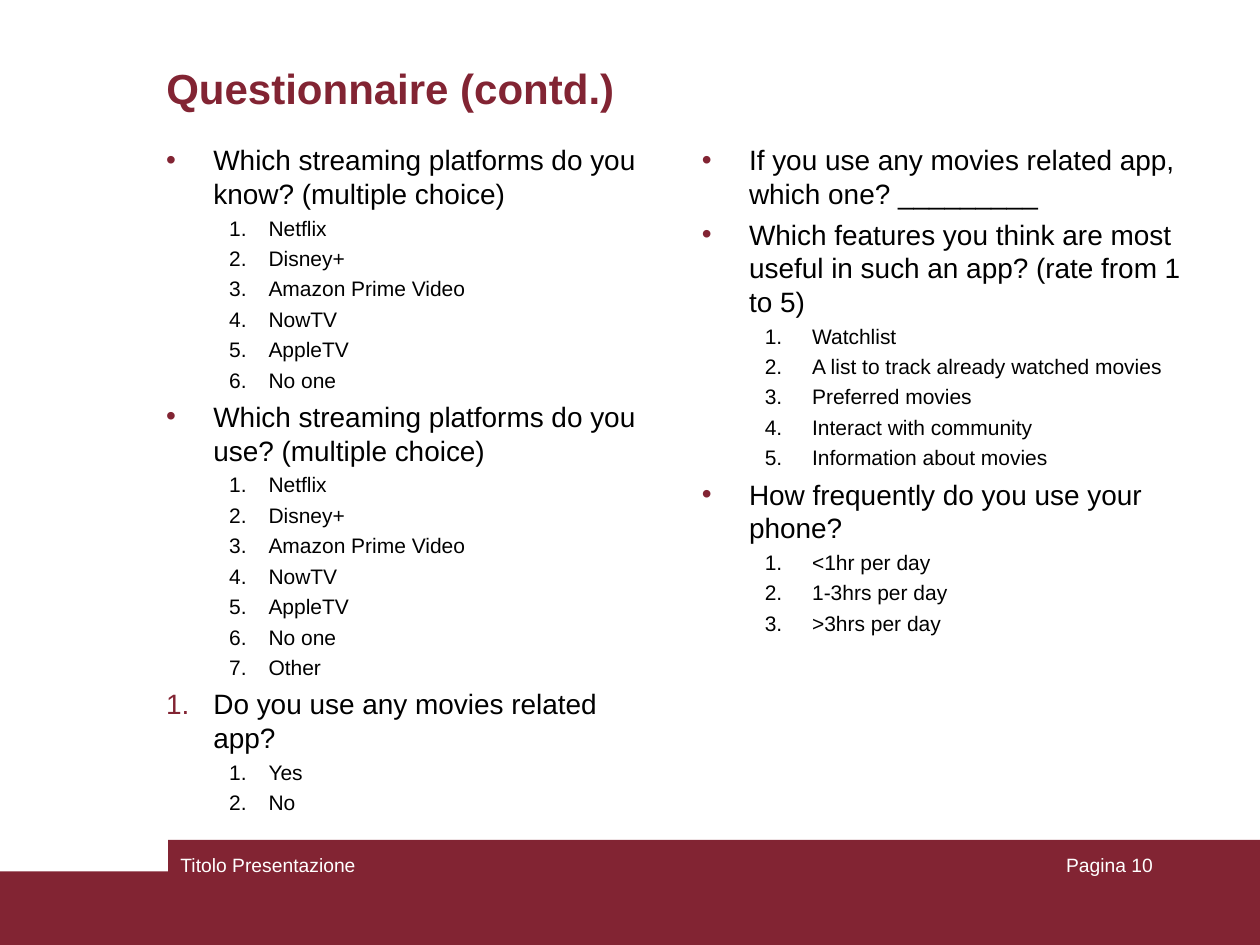
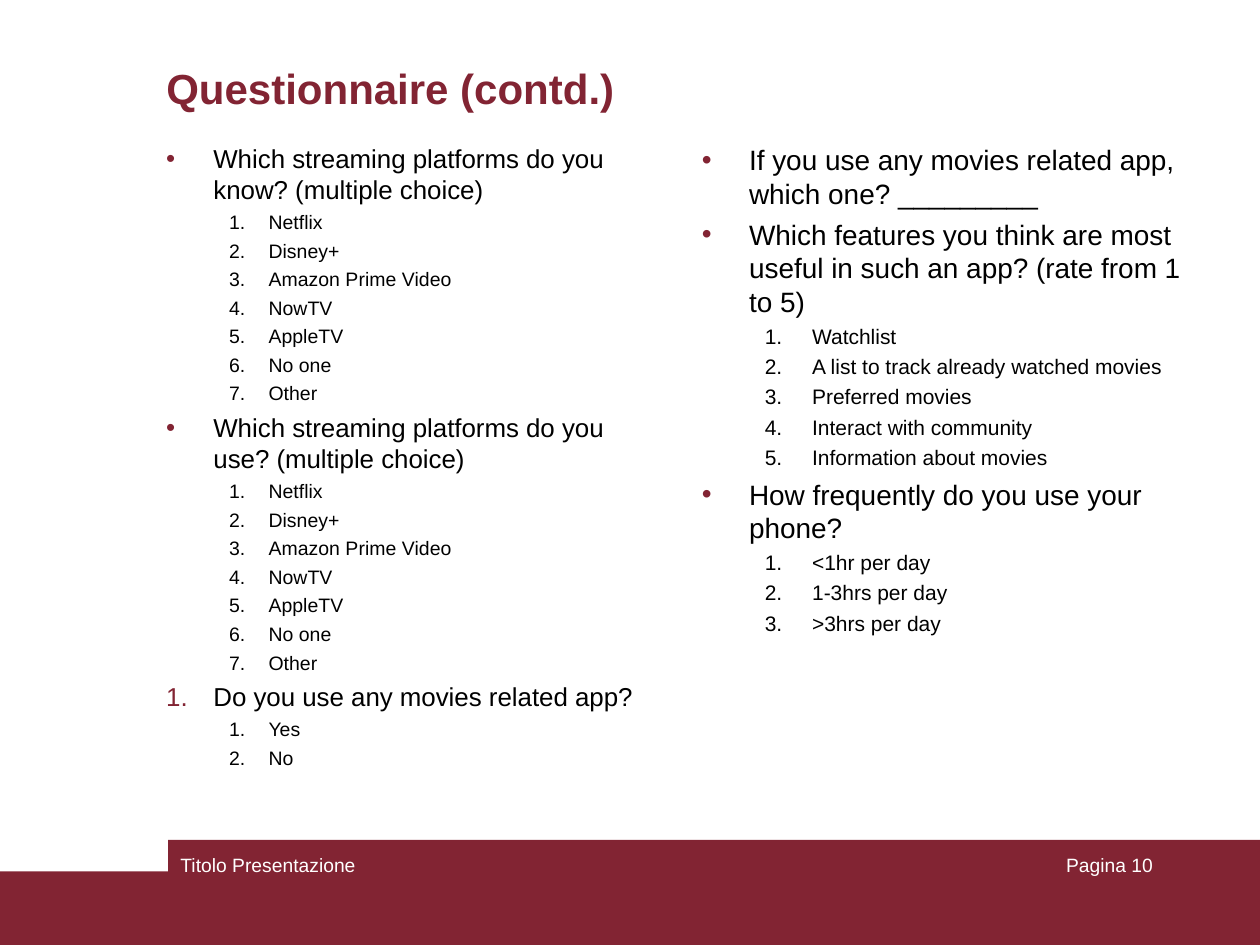
Before and after one commit to mauroficorella/Human-Computer-Interaction, a slide deck: slide 10 of Documentazione/CiakTime_HCI.ppt. Drawn at 1260x945 pixels with LibreOffice and Linux fonts; fonts in the diff are those of the drawing. Boxes give left, top, right and bottom in pixels: in the first picture for what was removed or moved away, otherwise in the second. Text is boxed around its words. In the diff, an @@ line names an element or a change of style, - is before the commit and + after.

Commit message:
update

```diff
--- a/Documentazione/CiakTime_HCI.ppt
+++ b/Documentazione/CiakTime_HCI.ppt
@@ text at <box>213,149,632,765</box>: size 16 to 14.8 pt in "Which streaming platforms do you know? (multiple ...", "Which streaming platforms do you use? (multiple ...", "Do you use any movies related app?"; size 12 to 11.1 pt in "Netflix", "Disney+", "Amazon Prime Video", "NowTV" and 11 more places @@
@@ text at <box>269,386,318,400</box>: paragraph added @@
+  7. Other
```
